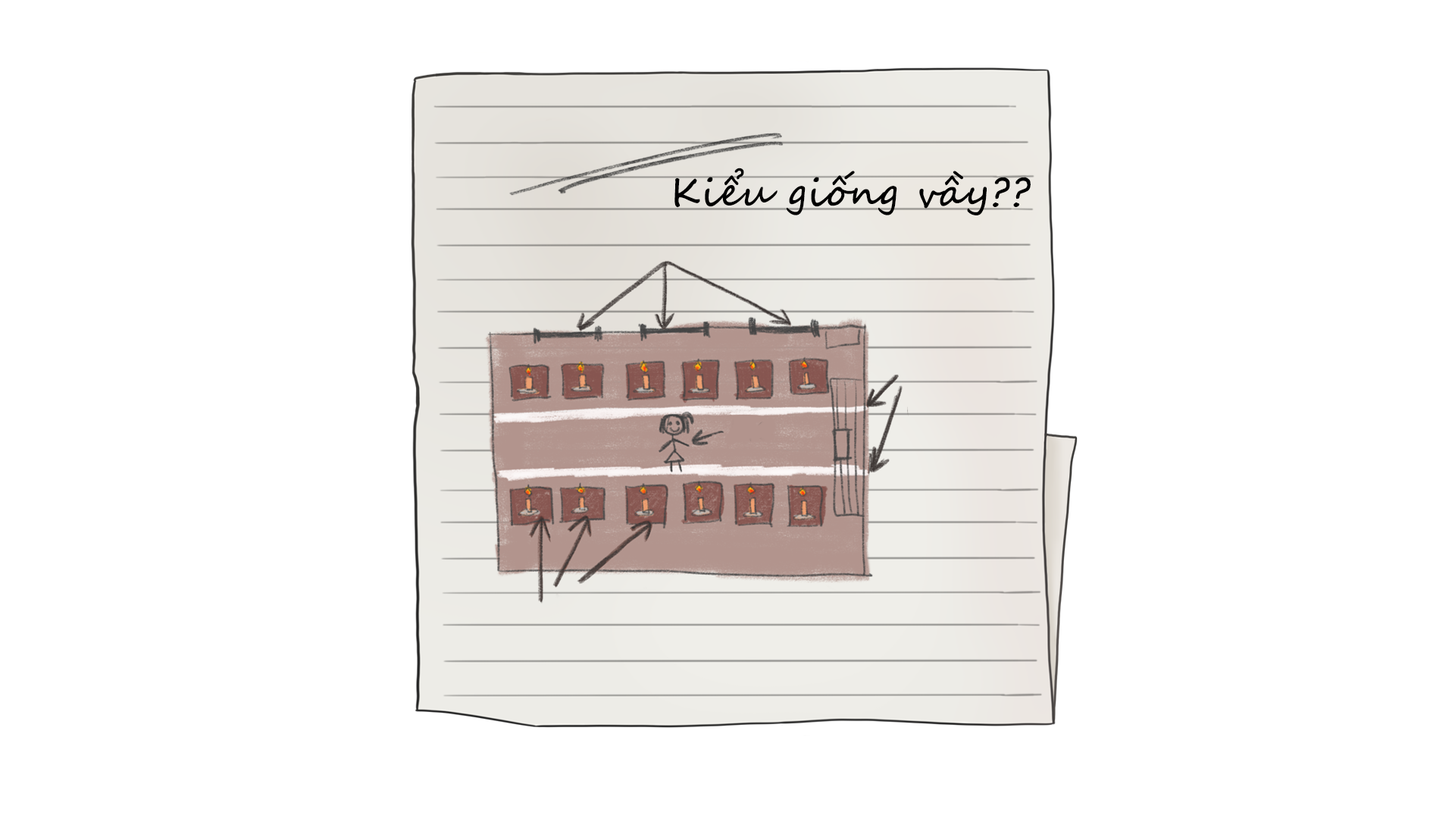
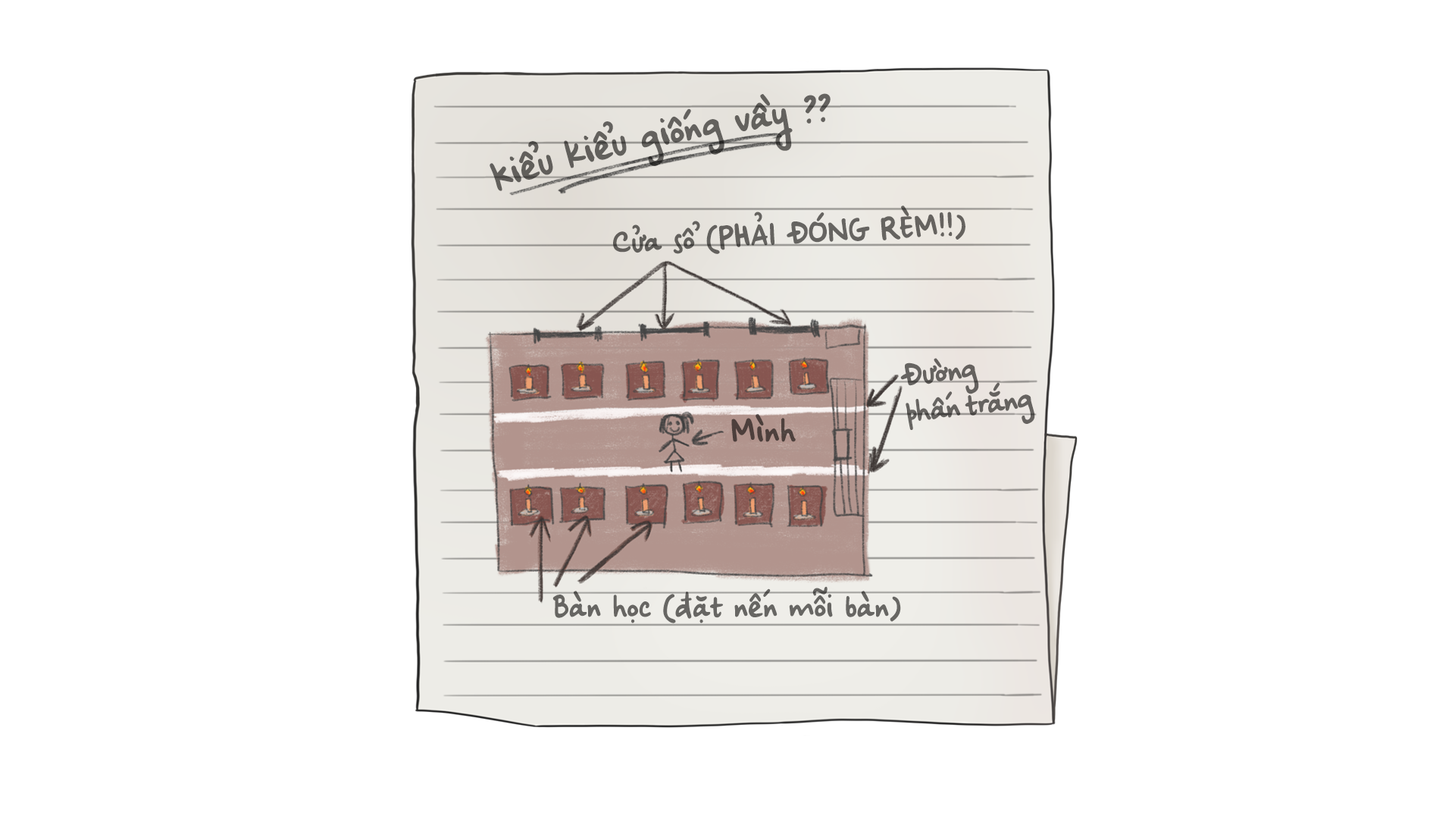
Layered file, before and after one edit (1455x819). Changes by layer:
added layer "Mình" (multiply) above "Bàn học (đặt nến mỗi bàn)" over [731, 413, 796, 442]
added layer "Bàn học (đặt nến mỗi bàn)" (multiply) above "Đường phấn trắng" over [552, 585, 902, 624]
added layer "Đường phấn trắng" (multiply) above "Cửa sổ (PHẢI ĐÓNG RÈM)" over [900, 357, 1036, 430]
added layer "Cửa sổ (PHẢI ĐÓNG RÈM)" (multiply) above "Kiểu kiểu giống vầy ??" over [613, 205, 966, 254]
renamed "Kiểu giống vầy??" to "Kiểu kiểu giống vầy ??", blend normal → multiply, painted on it over [489, 93, 1031, 216]
